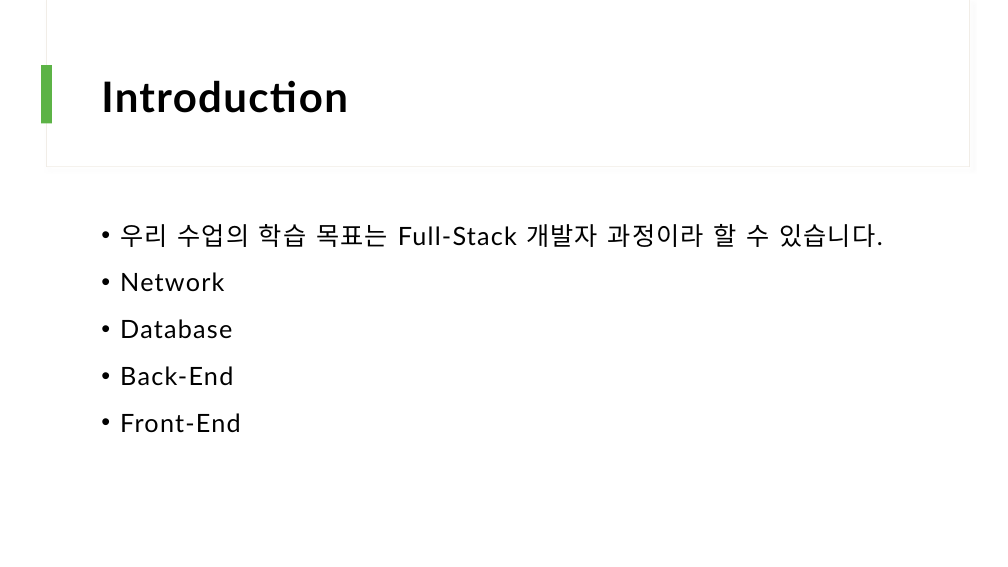
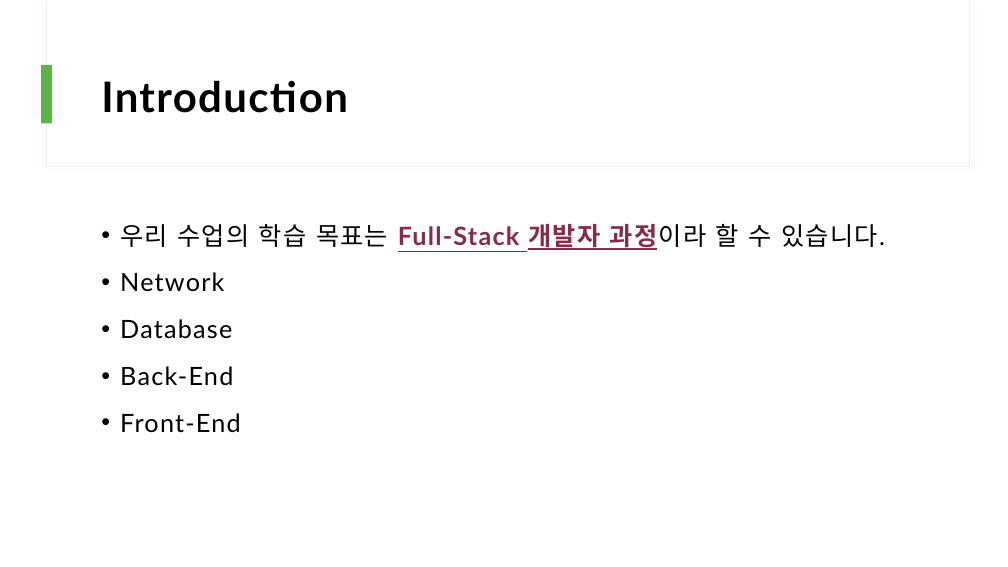
Before and after one commit to icesnake72/Java_Study, a slide deck: slide 2 of 수업목표.pptx. Drawn at 1008x567 pixels with LibreOffice and Linux fonts; fonts in the diff are those of the drawing. Boxes give left, top, right and bottom in pixels: in the first picture for what was removed or moved away, otherwise in the second. Text is boxed around its words. In the diff, an @@ line names an element or a change of style, - is before the commit and + after.

```diff
--- a/수업목표.pptx
+++ b/수업목표.pptx
@@ text at (120, 224, 885, 250): text colour #000000 to #852C46, bold on, underline on in "Full-Stack 개발자 과정이라" @@
```
Also in this commit, not shown: 6 slides added.
